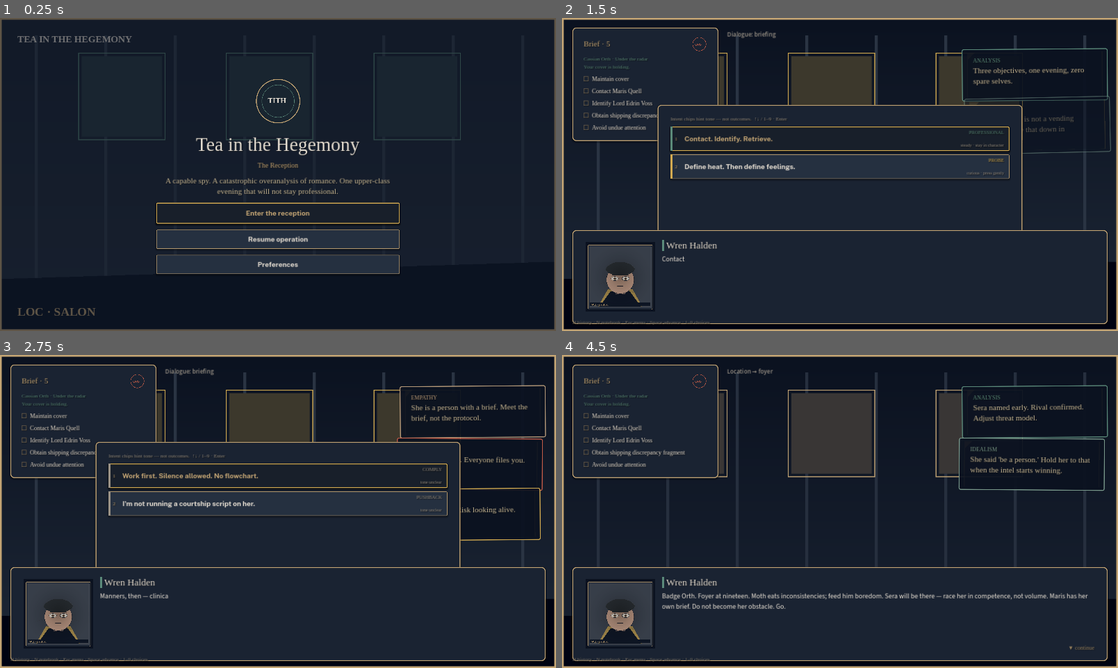
Above: before the commit, frames 1-4 (two rows, left to right).
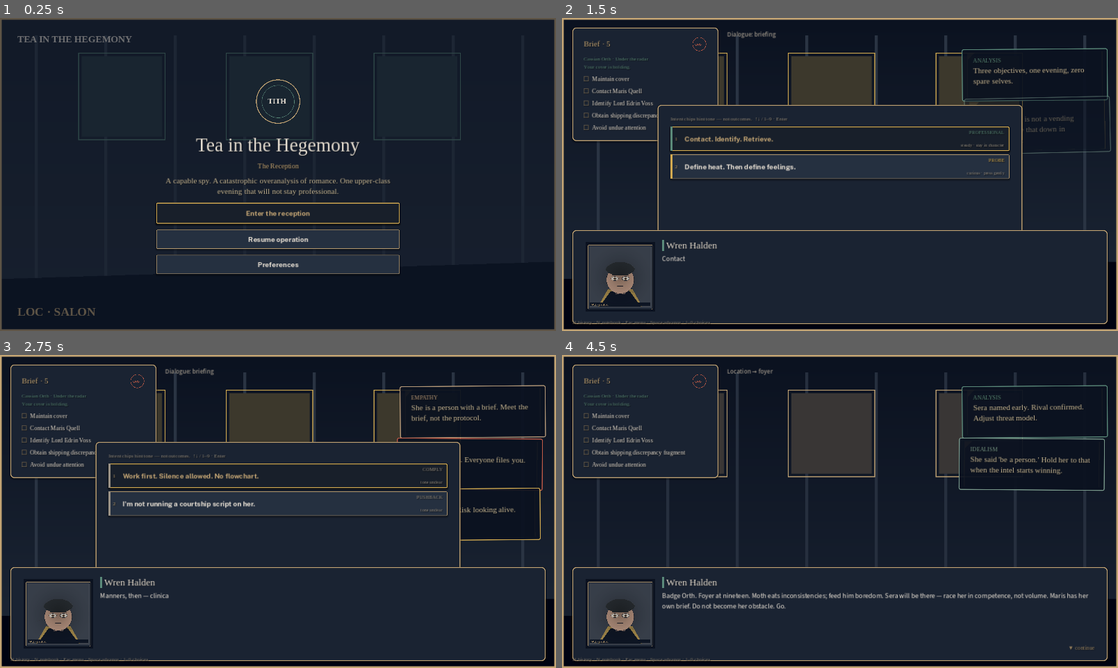
Above: after the commit, the same moments.

Repository: jxav22/tea-in-the-hegemony
Game: Godot game, scene res://scenes/main/boot.tscn
The game is run twice, just before and just after one commit, with the same random seed, the same clock (stepped at 60 frames per second) and the same inputs.
Inputs (mouse positions are in pixels of both pictures, inside the frame that each line leads up to):
- Up to frame 1 (0.25 s): no input
- Up to frame 2 (1.5 s): click "Enter the reception" at 0.5 s; click "Parameters. Now." at 1.25 s
- Up to frame 3 (2.75 s): click "Contact. Identify. Retrieve." at 2 s
- Up to frame 4 (4.5 s): click "I'm not running a courtship s…" at 2.75 s; click "How do you know what she's fi…" at 3.5 s; tap Enter (ui_accept) at 4.25 s; drag from (840, 614) to (895, 442) at 4.27 s

The runs differ from the first frame. In frame 1, 0.9% of the frame differs, in the area x 31-71%, y 19-80%; in frame 2, 0.7%; in frame 3, 0.9%; in frame 4, 1.1%, in the area x 2-95%, y 8-98%.

Commit message:
fix(web): load packed fonts so export text is readable
ResourceLoader.load the imported FontFile instead of load_dynamic_font,
which fails in PCK/web exports and rendered all UI as tofu glyphs.
Also clean export dir and keep README/HANDOFF Pages status accurate.

Co-authored-by: Jason <jasxavier7@gmail.com>

Diff:
--- a/themes/hegemony_theme_factory.gd
+++ b/themes/hegemony_theme_factory.gd
@@ -78,10 +78,15 @@
 	return theme
 
 
-static func _load_font(path: String, size: int) -> FontFile:
+static func _load_font(path: String, _size: int) -> Font:
+	# Exported/web builds remap .ttf → imported FontFile (.fontdata). Prefer ResourceLoader
+	# over load_dynamic_font(), which needs raw TTF bytes and yields tofu glyphs in PCK exports.
 	if not ResourceLoader.exists(path):
 		push_warning("Missing font: %s" % path)
 		return null
+	var loaded: Resource = ResourceLoader.load(path, "", ResourceLoader.CACHE_MODE_REUSE)
+	if loaded is Font:
+		return loaded as Font
 	var font := FontFile.new()
 	var err := font.load_dynamic_font(path)
 	if err != OK:
Not shown, changed: HANDOFF.md
Not shown, changed: tools/export_web.sh
